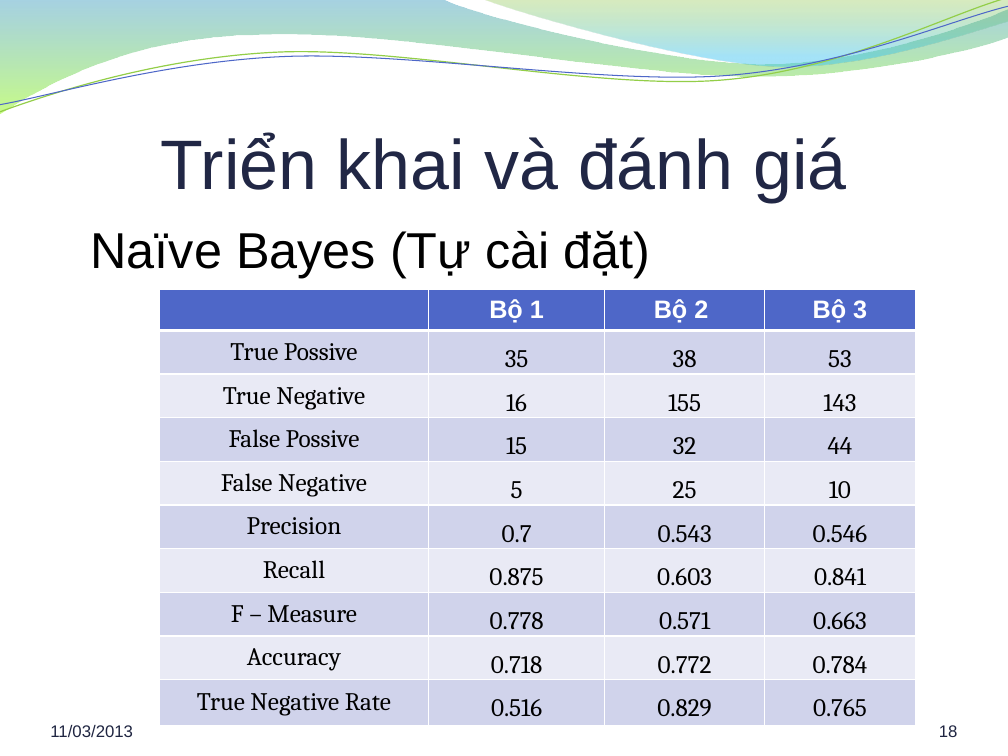
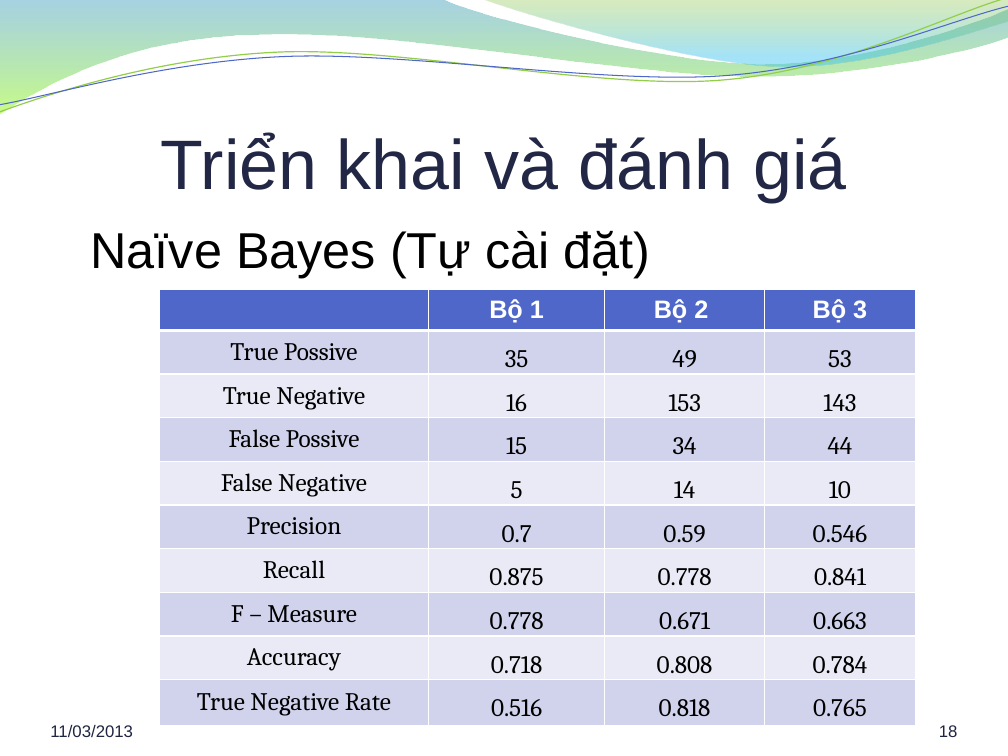
Before and after one commit to hung94it/benhvien, a slide deck: slide 18 of Diabetes/Documents/Report/Bao cao khoa luan.pptx. Drawn at 1008x756 pixels with LibreOffice and Linux fonts; fonts in the diff are those of the drawing; background and template pictures are left out. Boxes give left, top, right and bottom in pixels: in the first picture for what was removed or moved away, otherwise in the second. Text is boxed around its words. In the diff, an @@ line names an element or a change of style, - is before the commit and + after.

```diff
--- a/Diabetes/Documents/Report/Bao cao khoa luan.pptx
+++ b/Diabetes/Documents/Report/Bao cao khoa luan.pptx
@@ table at (159, 289, 915, 721) @@
-row 2, column 3: 38
+row 2, column 3: 49
-row 3, column 3: 155
+row 3, column 3: 153
-row 4, column 3: 32
+row 4, column 3: 34
-row 5, column 3: 25
+row 5, column 3: 14
-row 6, column 3: 0.543
+row 6, column 3: 0.59
-row 7, column 3: 0.603
+row 7, column 3: 0.778
-row 8, column 3: 0.571
+row 8, column 3: 0.671
-row 9, column 3: 0.772
+row 9, column 3: 0.808
-row 10, column 3: 0.829
+row 10, column 3: 0.818
```
Also in this commit, not shown: 3 other slides changed, 3 other files.
